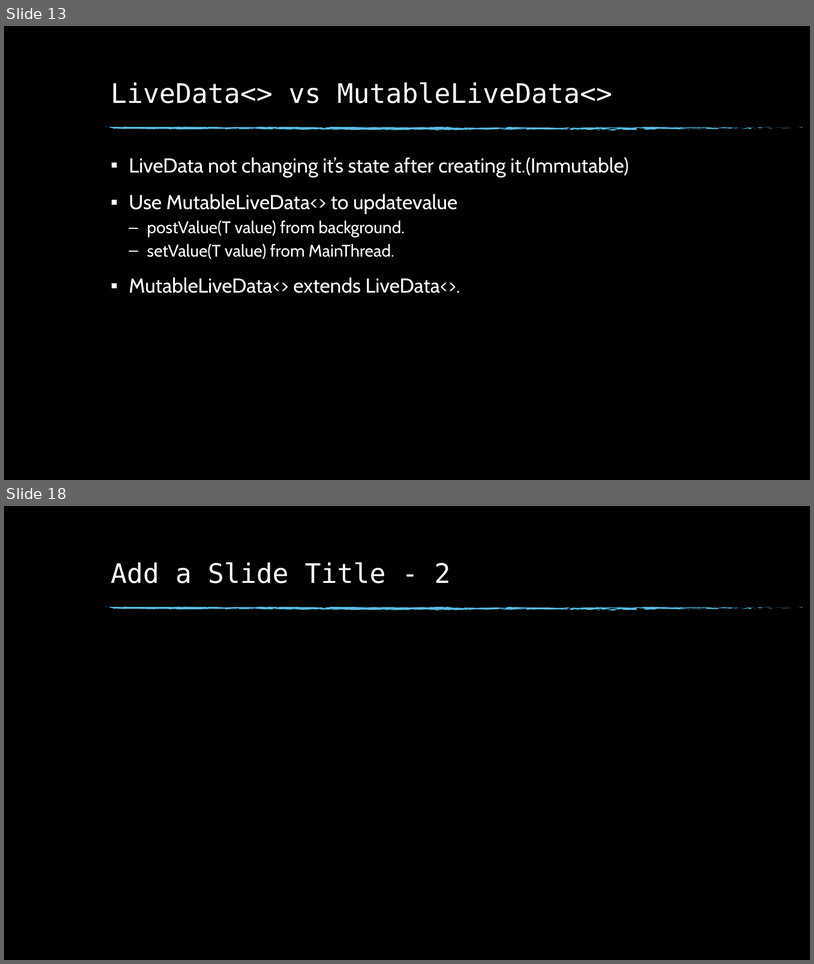
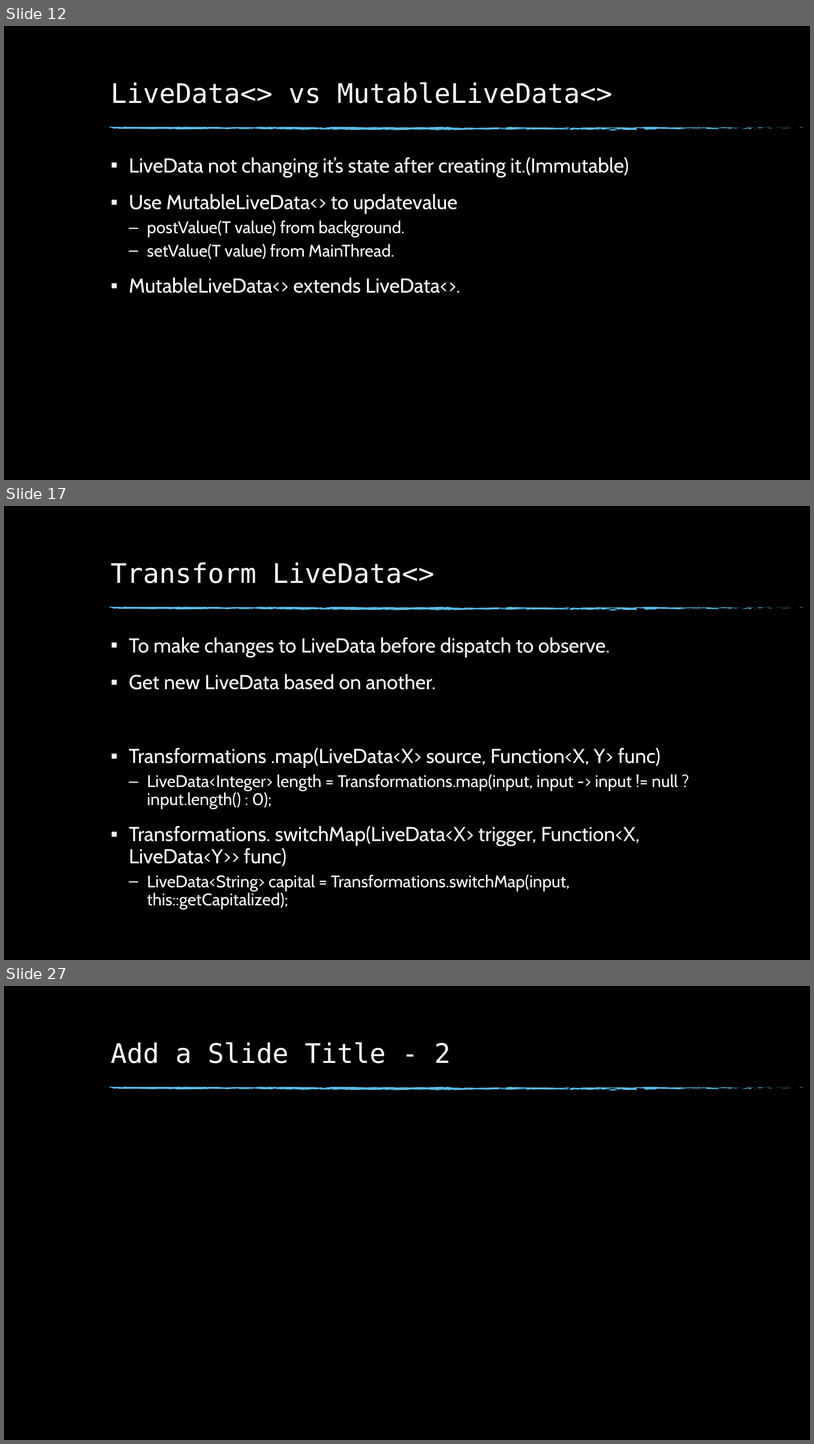
Before and after one commit to sanathe06/meetup2018-02-22, a slide deck: Android Architecture Components.pptx. Shown one above the other, each under a label of ours: slides 13 and 18 before the commit, slides 12, 17 and 27 after it; the slides between them are not shown. The pictures are 814x964 and 814x1444 pixels, drawn with LibreOffice and Linux fonts; fonts in the diff are those of the drawing; background and template pictures are left out. Boxes give left, top, right and bottom in pixels: in the first picture for what was removed or moved away, otherwise in the second. Text is boxed around its words. In the diff, an @@ line names an element or a change of style, - is before the commit and + after.

```diff
--- a/Android Architecture Components.pptx
+++ b/Android Architecture Components.pptx
@@ slide 17 added at (4,506,810,960), background picture (left out); not listed: 74 template elements that a slide beside it also shows @@
@@ title added at (111,562,435,583), 32 pt, text #FFFFFF @@
+Transform LiveData<>
@@ text added at (129,637,678,909), 24 pt, text #FFFFFF @@
+▪ To make changes to LiveData before dispatch to observe.
+▪ Get new LiveData based on another.
+▪ Transformations .map(LiveData<X> source, Function<X, Y> func)
+  – LiveData<Integer> length = Transformations.map(input, input -> input != null ? input.length() : 0);
+▪ Transformations. switchMap(LiveData<X> trigger, Function<X, LiveData<Y>> func)
+  – LiveData<String> capital = Transformations.switchMap(input, this::getCapitalized);
@@ what was slide 13 is now slide 12 @@
@@ what was slide 18 is now slide 27 @@
```
Also in this commit, not shown: 4 slides changed, 11 other slides added, 3 slides removed, 22 other files.
